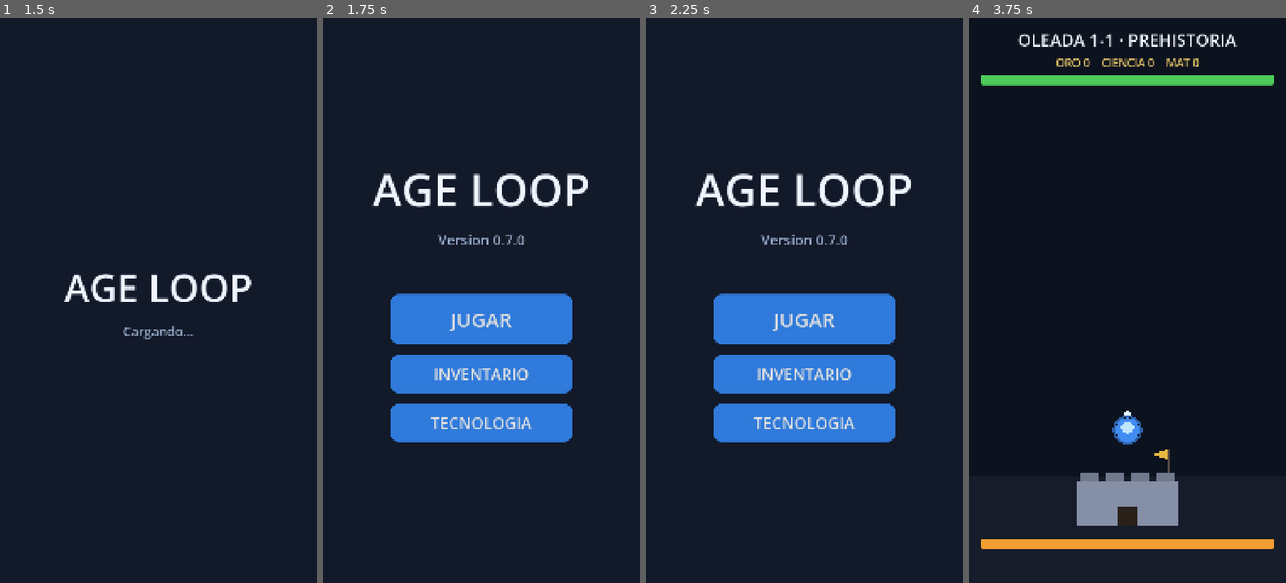
Above: before the commit, frames 1-4 (left to right).
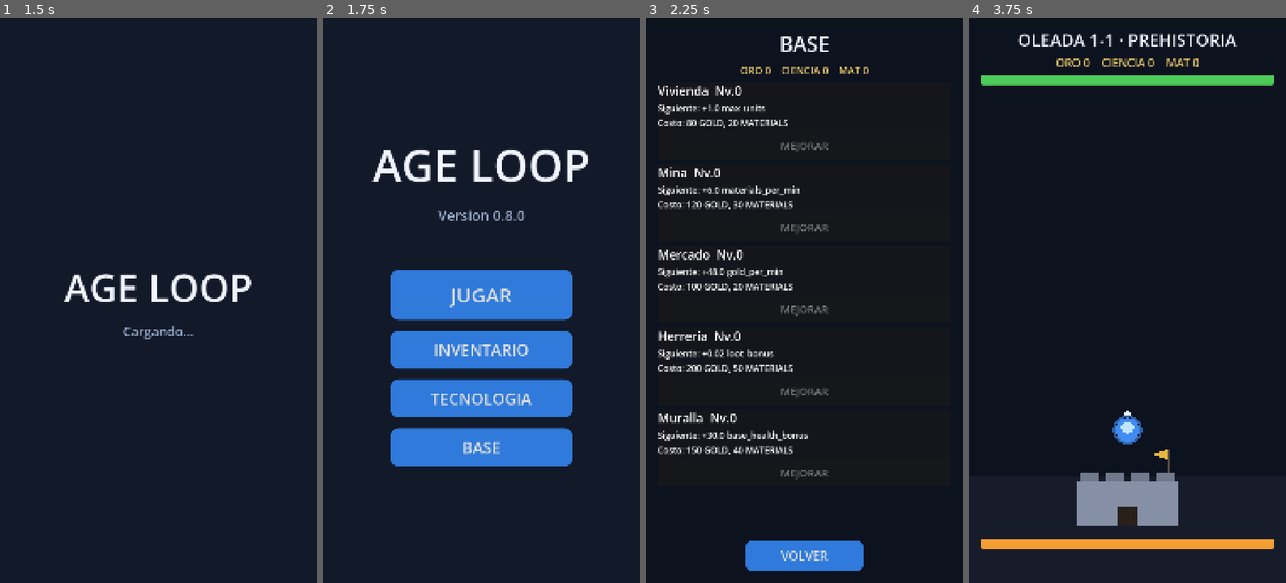
Above: after the commit, the same moments.

Repository: Kaitach/age-loop
Game: Godot game, scene res://scenes/bootstrap/bootstrap.tscn
Same seed, same stepped clock (60 frames per second), same inputs: the game is played once before the commit and once after it.
Inputs (mouse positions are in pixels of both pictures, inside the frame that each line leads up to):
- Up to frame 1 (1.5 s): tap Enter at 0.5 s; tap Space at 1.25 s
- Up to frame 2 (1.75 s): no input
- Up to frame 3 (2.25 s): click (804, 447) at 2 s, where only the run after the commit has a clickable "BASE"
- Up to frame 4 (3.75 s): click (1127, 554) at 2.75 s, where only the run after the commit has a clickable "VOLVER"; click "JUGAR" at 3.5 s

Frame 1 is identical in both runs. In frame 2, 14% of the frame differs, in the area x 15-84%, y 23-80%; in frame 3, 21%, in the area x 3-84%, y 3-98%; in frame 4, nothing differs.

Commit message:
feat: add buildings with levels, costs and passive income

Diff:
--- /dev/null
+++ b/data/buildings/buildings.json
@@ -0,0 +1,37 @@
+{
+  "housing": {
+    "name": "Vivienda",
+    "max_level": 20,
+    "base_cost": { "gold": 80, "materials": 20 },
+    "cost_growth": 1.35,
+    "per_level": { "max_units": 1 }
+  },
+  "mine": {
+    "name": "Mina",
+    "max_level": 20,
+    "base_cost": { "gold": 120, "materials": 30 },
+    "cost_growth": 1.35,
+    "per_level": { "materials_per_min": 6 }
+  },
+  "market": {
+    "name": "Mercado",
+    "max_level": 20,
+    "base_cost": { "gold": 100, "materials": 20 },
+    "cost_growth": 1.35,
+    "per_level": { "gold_per_min": 48 }
+  },
+  "forge": {
+    "name": "Herreria",
+    "max_level": 15,
+    "base_cost": { "gold": 200, "materials": 50 },
+    "cost_growth": 1.35,
+    "per_level": { "loot_bonus": 0.02 }
+  },
+  "wall": {
+    "name": "Muralla",
+    "max_level": 20,
+    "base_cost": { "gold": 150, "materials": 40 },
+    "cost_growth": 1.35,
+    "per_level": { "base_health_bonus": 30 }
+  }
+}
--- a/project.godot
+++ b/project.godot
@@ -7,7 +7,7 @@
 [application]
 
 config/name="AGE LOOP"
-config/version="0.7.0"
+config/version="0.8.0"
 run/main_scene="res://scenes/bootstrap/bootstrap.tscn"
 config/features=PackedStringArray("4.7", "Mobile")
 boot_splash/bg_color=Color(0.0705882, 0.0980392, 0.160784, 1)
@@ -22,6 +22,7 @@
 LootManager="*res://systems/loot_manager.gd"
 InventoryManager="*res://systems/inventory_manager.gd"
 ResearchManager="*res://systems/research_manager.gd"
+BuildingManager="*res://systems/building_manager.gd"
 SaveManager="*res://systems/save_manager.gd"
 
 [display]
--- /dev/null
+++ b/scenes/base/base_screen.gd
@@ -0,0 +1,101 @@
+extends Control
+
+const MENU_SCENE := "res://scenes/menu/main_menu.tscn"
+
+@onready var currency_label: Label = %CurrencyLabel
+@onready var buildings_list: VBoxContainer = %BuildingsList
+@onready var back_button: Button = %BackButton
+
+var _row_refs: Dictionary = {}
+
+func _ready() -> void:
+	back_button.pressed.connect(func() -> void: get_tree().change_scene_to_file(MENU_SCENE))
+	SignalBus.currency_changed.connect(_refresh_all)
+	_refresh_all()
+
+func _refresh_all() -> void:
+	currency_label.text = "ORO %d    CIENCIA %d    MAT %d" % [GameState.gold, GameState.science, GameState.materials]
+	_refresh_list()
+
+func _refresh_list() -> void:
+	for child in buildings_list.get_children():
+		child.queue_free()
+	_row_refs.clear()
+	var buildings: Dictionary = DataLoader.load_json("buildings/buildings.json")
+	for building_id in buildings.keys():
+		var def: Dictionary = buildings[building_id]
+		buildings_list.add_child(_make_row(building_id, def))
+
+func _make_row(building_id: String, def: Dictionary) -> PanelContainer:
+	var panel := PanelContainer.new()
+	var vbox := VBoxContainer.new()
+	vbox.add_theme_constant_override("separation", 8)
+	panel.add_child(vbox)
+	var title := Label.new()
+	title.add_theme_font_size_override("font_size", 42)
+	title.text = "%s  Nv.%d" % [def.get("name", building_id), BuildingManager.get_level(building_id)]
+	if BuildingManager.is_maxed(building_id):
+		title.add_theme_color_override("font_color", Color(0.5, 0.55, 0.62))
+	vbox.add_child(title)
+	var prod := _production_text(building_id, def)
+	if prod != "":
+		var prod_label := Label.new()
+		prod_label.add_theme_font_size_override("font_size", 30)
+		prod_label.add_theme_color_override("font_color", Color(0.62, 0.68, 0.8))
+		prod_label.text = prod
+		vbox.add_child(prod_label)
+	var next_label := Label.new()
+	next_label.add_theme_font_size_override("font_size", 30)
+	if BuildingManager.is_maxed(building_id):
+		next_label.text = "Nivel maximo"
+		next_label.add_theme_color_override("font_color", Color(0.5, 0.55, 0.62))
+	else:
+		var per_level: Dictionary = def.get("per_level", {})
+		var parts: PackedStringArray = []
+		for key in per_level.keys():
+			parts.append("+%s %s" % [str(per_level[key]), key])
+		next_label.text = "Siguiente: " + (", ".join(parts) if not parts.is_empty() else "—")
+	vbox.add_child(next_label)
+	if not BuildingManager.is_maxed(building_id):
+		var cost := BuildingManager.get_cost(building_id)
+		var cost_parts: PackedStringArray = []
+		for cur in cost.keys():
+			cost_parts.append("%d %s" % [int(cost[cur]), cur.to_upper()])
+		var cost_label := Label.new()
+		cost_label.add_theme_font_size_override("font_size", 30)
+		cost_label.text = "Costo: " + ", ".join(cost_parts)
+		vbox.add_child(cost_label)
+		var btn := Button.new()
+		btn.custom_minimum_size = Vector2(760, 96)
+		btn.add_theme_font_size_override("font_size", 36)
+		btn.text = "MEJORAR"
+		btn.disabled = not BuildingManager.can_upgrade(building_id)
+		btn.pressed.connect(func() -> void:
+			if BuildingManager.upgrade(building_id):
+				_refresh_all()
+		)
+		vbox.add_child(btn)
+		_row_refs[building_id] = { "button": btn }
+	return panel
+
+func _production_text(building_id: String, def: Dictionary) -> String:
+	var level := BuildingManager.get_level(building_id)
+	if level == 0:
+		return ""
+	var per_level: Dictionary = def.get("per_level", {})
+	var parts: PackedStringArray = []
+	for key in per_level.keys():
+		var total: float = float(per_level[key]) * level
+		if key == "gold_per_min":
+			parts.append("%d oro/min" % int(round(total)))
+		elif key == "materials_per_min":
+			parts.append("%d mat/min" % int(round(total)))
+		elif key == "loot_bonus":
+			parts.append("+%.0f%% loot" % (total * 100.0))
+		elif key == "base_health_bonus":
+			parts.append("+%d vida base" % int(round(total)))
+		elif key == "max_units":
+			parts.append("%d unidades max" % int(round(total)))
+	if parts.is_empty():
+		return ""
+	return "Produccion: " + ", ".join(parts)
--- /dev/null
+++ b/scenes/base/base_screen.tscn
@@ -0,0 +1,120 @@
+[gd_scene load_steps=5 format=3]
+
+[ext_resource type="Script" path="res://scenes/base/base_screen.gd" id="1"]
+
+[sub_resource type="StyleBoxFlat" id="btn_normal"]
+content_margin_left = 30.0
+content_margin_top = 16.0
+content_margin_right = 30.0
+content_margin_bottom = 16.0
+bg_color = Color(0.184314, 0.478431, 0.858824, 1)
+corner_radius_top_left = 22
+corner_radius_top_right = 22
+corner_radius_bottom_right = 22
+corner_radius_bottom_left = 22
+
+[sub_resource type="StyleBoxFlat" id="btn_hover"]
+content_margin_left = 30.0
+content_margin_top = 16.0
+content_margin_right = 30.0
+content_margin_bottom = 16.0
+bg_color = Color(0.266667, 0.572549, 0.972549, 1)
+corner_radius_top_left = 22
+corner_radius_top_right = 22
+corner_radius_bottom_right = 22
+corner_radius_bottom_left = 22
+
+[sub_resource type="StyleBoxFlat" id="btn_pressed"]
+content_margin_left = 30.0
+content_margin_top = 16.0
+content_margin_right = 30.0
+content_margin_bottom = 16.0
+bg_color = Color(0.121569, 0.356863, 0.686275, 1)
+corner_radius_top_left = 22
+corner_radius_top_right = 22
+corner_radius_bottom_right = 22
+corner_radius_bottom_left = 22
+
+[sub_resource type="StyleBoxFlat" id="panel_box"]
+content_margin_left = 32.0
+content_margin_top = 24.0
+content_margin_right = 32.0
+content_margin_bottom = 24.0
+bg_color = Color(0.09, 0.12, 0.19, 0.97)
+border_width_left = 2
+border_width_top = 2
+border_width_right = 2
+border_width_bottom = 2
+border_color = Color(0.3, 0.45, 0.7, 0.6)
+corner_radius_top_left = 20
+corner_radius_top_right = 20
+corner_radius_bottom_right = 20
+corner_radius_bottom_left = 20
+
+[node name="BaseScreen" type="Control"]
+layout_mode = 3
+anchors_preset = 15
+anchor_right = 1.0
+anchor_bottom = 1.0
+grow_horizontal = 2
+grow_vertical = 2
+script = ExtResource("1")
+
+[node name="Background" type="ColorRect" parent="."]
+layout_mode = 1
+anchors_preset = 15
+anchor_right = 1.0
+anchor_bottom = 1.0
+grow_horizontal = 2
+grow_vertical = 2
+color = Color(0.0509804, 0.0705882, 0.121569, 1)
+
+[node name="MainVBox" type="VBoxContainer" parent="."]
+layout_mode = 1
+anchors_preset = 15
+anchor_right = 1.0
+anchor_bottom = 1.0
+offset_left = 40.0
+offset_top = 40.0
+offset_right = -40.0
+offset_bottom = -40.0
+grow_horizontal = 2
+grow_vertical = 2
+theme_override_constants/separation = 18
+
+[node name="Title" type="Label" parent="MainVBox"]
+layout_mode = 2
+theme_override_colors/font_color = Color(0.94, 0.96, 1, 1)
+theme_override_font_sizes/font_size = 70
+text = "BASE"
+horizontal_alignment = 1
+
+[node name="CurrencyLabel" type="Label" parent="MainVBox"]
+unique_name_in_owner = true
+layout_mode = 2
+theme_override_colors/font_color = Color(0.9, 0.78, 0.4, 1)
+theme_override_font_sizes/font_size = 34
+text = "ORO 0    CIENCIA 0    MAT 0"
+horizontal_alignment = 1
+
+[node name="Scroll" type="ScrollContainer" parent="MainVBox"]
+layout_mode = 2
+size_flags_vertical = 3
+
+[node name="BuildingsList" type="VBoxContainer" parent="MainVBox/Scroll"]
+unique_name_in_owner = true
+layout_mode = 2
+size_flags_horizontal = 3
+theme_override_constants/separation = 16
+
+[node name="BackButton" type="Button" parent="MainVBox"]
+unique_name_in_owner = true
+custom_minimum_size = Vector2(400, 104)
+layout_mode = 2
+size_flags_horizontal = 4
+theme_override_font_sizes/font_size = 42
+theme_override_styles/normal = SubResource("btn_normal")
+theme_override_styles/hover = SubResource("btn_hover")
+theme_override_styles/pressed = SubResource("btn_pressed")
+theme_override_styles/focus = SubResource("btn_hover")
+text = "VOLVER"
--- a/scenes/menu/main_menu.gd
+++ b/scenes/menu/main_menu.gd
@@ -3,15 +3,18 @@
 const BATTLE_SCENE := "res://scenes/battle/battle.tscn"
 const INVENTORY_SCENE := "res://scenes/inventory/inventory_screen.tscn"
 const RESEARCH_SCENE := "res://scenes/research/research_screen.tscn"
+const BASE_SCENE := "res://scenes/base/base_screen.tscn"
 
 @onready var play_button: Button = %PlayButton
 @onready var inventory_button: Button = %InventoryButton
 @onready var research_button: Button = %ResearchButton
+@onready var base_button: Button = %BaseButton
 
 func _ready() -> void:
 	play_button.pressed.connect(_on_play_pressed)
 	inventory_button.pressed.connect(_on_inventory_pressed)
 	research_button.pressed.connect(_on_research_pressed)
+	base_button.pressed.connect(_on_base_pressed)
 
 func _on_play_pressed() -> void:
 	get_tree().change_scene_to_file(BATTLE_SCENE)
@@ -21,3 +24,6 @@
 
 func _on_research_pressed() -> void:
 	get_tree().change_scene_to_file(RESEARCH_SCENE)
+
+func _on_base_pressed() -> void:
+	get_tree().change_scene_to_file(BASE_SCENE)
--- a/scenes/menu/main_menu.tscn
+++ b/scenes/menu/main_menu.tscn
@@ -80,7 +80,7 @@
 layout_mode = 2
 theme_override_colors/font_color = Color(0.6, 0.68, 0.8, 1)
 theme_override_font_sizes/font_size = 48
-text = "Version 0.7.0"
+text = "Version 0.8.0"
 horizontal_alignment = 1
 vertical_alignment = 1
 
@@ -123,3 +123,15 @@
 theme_override_styles/pressed = SubResource("btn_pressed")
 theme_override_styles/focus = SubResource("btn_hover")
 text = "TECNOLOGIA"
+
+[node name="BaseButton" type="Button" parent="TitleBlock"]
+unique_name_in_owner = true
+custom_minimum_size = Vector2(620, 130)
+layout_mode = 2
+size_flags_horizontal = 4
+theme_override_font_sizes/font_size = 54
+theme_override_styles/normal = SubResource("btn_normal")
+theme_override_styles/hover = SubResource("btn_hover")
+theme_override_styles/pressed = SubResource("btn_pressed")
+theme_override_styles/focus = SubResource("btn_hover")
+text = "BASE"
--- a/scripts/battle/base_building.gd
+++ b/scripts/battle/base_building.gd
@@ -7,7 +7,11 @@
 @export var base_max_health: int = 300
 
 func _ready() -> void:
-	max_health = base_max_health + Upgrades.bonus_value("base_health")
+	var wall_bonus := 0
+	var bm := Engine.get_main_loop() as SceneTree
+	if bm != null and bm.root.has_node("/root/BuildingManager"):
+		wall_bonus = int(bm.root.get_node("/root/BuildingManager").get_bonus("base_health_bonus"))
+	max_health = base_max_health + Upgrades.bonus_value("base_health") + wall_bonus
 	super()
 	add_to_group("base_fort")
 
--- a/scripts/battle/battle.gd
+++ b/scripts/battle/battle.gd
@@ -93,7 +93,8 @@
 		return
 	if bool(data.get("is_boss", false)):
 		GameState.stats["bosses_killed"] = int(GameState.stats.get("bosses_killed", 0)) + 1
-	var drop := LootManager.roll_drop(float(data.get("loot_chance", 0.0)), GameState.world, GameState.wave, bool(data.get("is_boss", false)))
+	var chance := float(data.get("loot_chance", 0.0)) + BuildingManager.get_bonus("loot_bonus")
+	var drop := LootManager.roll_drop(chance, GameState.world, GameState.wave, bool(data.get("is_boss", false)))
 	if drop.is_empty():
 		return
 	if InventoryManager.add_item(drop) == "stored":
--- /dev/null
+++ b/systems/building_manager.gd
@@ -0,0 +1,76 @@
+extends Node
+
+signal building_upgraded(building_id: String, level: int)
+
+var _passive_timer: Timer
+var _gold_acc: float = 0.0
+var _materials_acc: float = 0.0
+
+func _ready() -> void:
+	_passive_timer = Timer.new()
+	_passive_timer.wait_time = 1.0
+	_passive_timer.autostart = true
+	_passive_timer.timeout.connect(_on_passive_tick)
+	add_child(_passive_timer)
+
+func get_level(building_id: String) -> int:
+	return int(GameState.buildings.get(building_id, 0))
+
+func get_max_level(building_id: String) -> int:
+	return int(DataLoader.load_json("buildings/buildings.json").get(building_id, {}).get("max_level", 99))
+
+func is_maxed(building_id: String) -> bool:
+	return get_level(building_id) >= get_max_level(building_id)
+
+func get_cost(building_id: String) -> Dictionary:
+	var def: Dictionary = DataLoader.load_json("buildings/buildings.json").get(building_id, {})
+	var base_cost: Dictionary = def.get("base_cost", {})
+	var growth := float(def.get("cost_growth", 1.35))
+	var level := get_level(building_id)
+	var cost := {}
+	for currency in base_cost.keys():
+		cost[currency] = int(round(float(base_cost[currency]) * pow(growth, level)))
+	return cost
+
+func can_upgrade(building_id: String) -> bool:
+	if is_maxed(building_id):
+		return false
+	return Economy.can_afford(get_cost(building_id))
+
+func upgrade(building_id: String) -> bool:
+	if not can_upgrade(building_id):
+		return false
+	if not Economy.spend(get_cost(building_id)):
+		return false
+	GameState.buildings[building_id] = get_level(building_id) + 1
+	building_upgraded.emit(building_id, get_level(building_id))
+	SignalBus.save_requested.emit()
+	return true
+
+func get_bonus(stat_key: String) -> float:
+	var total := 0.0
+	var buildings: Dictionary = DataLoader.load_json("buildings/buildings.json")
+	for building_id in buildings.keys():
+		var per_level: Dictionary = buildings[building_id].get("per_level", {})
+		if per_level.has(stat_key):
+			total += float(per_level[stat_key]) * get_level(building_id)
+	return total
+
+func calculate_passive_income() -> Dictionary:
+	return {
+		"gold_per_sec": get_bonus("gold_per_min") / 60.0,
+		"materials_per_sec": get_bonus("materials_per_min") / 60.0,
+	}
+
+func _on_passive_tick() -> void:
+	var income := calculate_passive_income()
+	_gold_acc += float(income["gold_per_sec"])
+	_materials_acc += float(income["materials_per_sec"])
+	var gold_gain := int(floor(_gold_acc))
+	var mat_gain := int(floor(_materials_acc))
+	if gold_gain > 0:
+		_gold_acc -= gold_gain
+		Economy.add_gold(gold_gain)
+	if mat_gain > 0:
+		_materials_acc -= mat_gain
+		Economy.add_materials(mat_gain)
--- /dev/null
+++ b/tests/building_test.gd
@@ -0,0 +1,56 @@
+extends SceneTree
+
+func _initialize() -> void:
+	print("[TEST] Test de edificios iniciando...")
+
+func _process(_delta: float) -> bool:
+	_run_checks()
+	quit(0)
+	return true
+
+func _run_checks() -> void:
+	var gs := root.get_node("/root/GameState")
+	var bm := root.get_node("/root/BuildingManager")
+	var eco := root.get_node("/root/Economy")
+
+	gs.gold = 10000
+	gs.materials = 5000
+	gs.buildings = {}
+
+	_check(bm.get_level("market") == 0, "nivel inicial 0")
+	var cost0: Dictionary = bm.get_cost("market")
+	_check(int(cost0["gold"]) > 0 and int(cost0["materials"]) > 0, "costo inicial positivo")
+	_check(bm.can_upgrade("market") == true, "puede mejorar con recursos")
+	_check(bm.upgrade("market") == true, "upgrade exitoso")
+	_check(bm.get_level("market") == 1, "nivel incrementa")
+	_check(int(gs.gold) < 10000, "oro descontado")
+
+	var cost1: Dictionary = bm.get_cost("market")
+	_check(int(cost1["gold"]) > int(cost0["gold"]), "costo escala con nivel")
+
+	gs.gold = 0
+	gs.materials = 0
+	_check(bm.can_upgrade("market") == false, "sin recursos no puede mejorar")
+	_check(bm.upgrade("market") == false, "upgrade falla sin recursos")
+
+	gs.buildings = { "market": 20 }
+	_check(bm.is_maxed("market") == true, "detecta nivel maximo")
+	_check(bm.upgrade("market") == false, "no mejora en maximo")
+
+	gs.buildings = { "market": 2, "mine": 3 }
+	var income: Dictionary = bm.calculate_passive_income()
+	_check(float(income["gold_per_sec"]) > 0.0 and float(income["materials_per_sec"]) > 0.0, "ingreso pasivo positivo con edificios")
+	_check(absf(float(income["gold_per_sec"]) - 2.0 * 48.0 / 60.0) < 0.01, "oro por segundo correcto para market nv2")
+	_check(absf(float(income["materials_per_sec"]) - 3.0 * 6.0 / 60.0) < 0.01, "materiales por segundo correcto para mine nv3")
+
+	gs.buildings = { "wall": 4 }
+	_check(absf(bm.get_bonus("base_health_bonus") - 120.0) < 0.01, "bonus de muralla 4*30=120")
+	_check(absf(bm.get_bonus("gold_per_min") - 0.0) < 0.01, "bonus inexistente es 0")
+
+	gs.buildings = {}
+	print("[TEST] PASS: todas las verificaciones de edificios ok")
+
+func _check(cond: bool, msg: String) -> void:
+	if not cond:
+		printerr("[TEST] FAIL: " + msg)
+		quit(1)
Not shown, added: scenes/base/base_screen.gd.uid
Not shown, added: systems/building_manager.gd.uid
Not shown, added: tests/building_test.gd.uid
